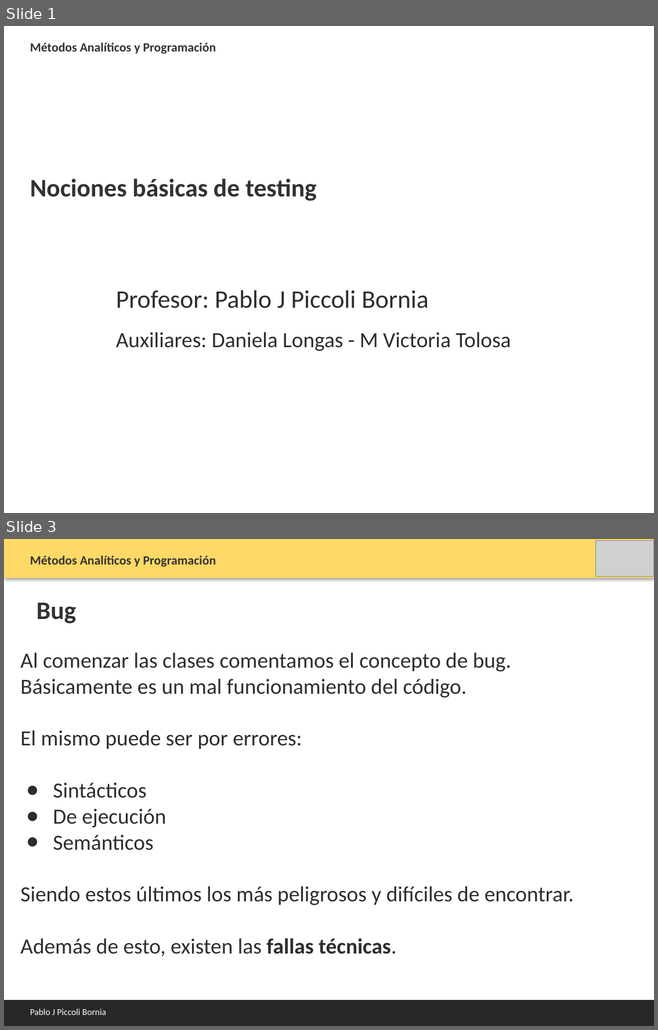
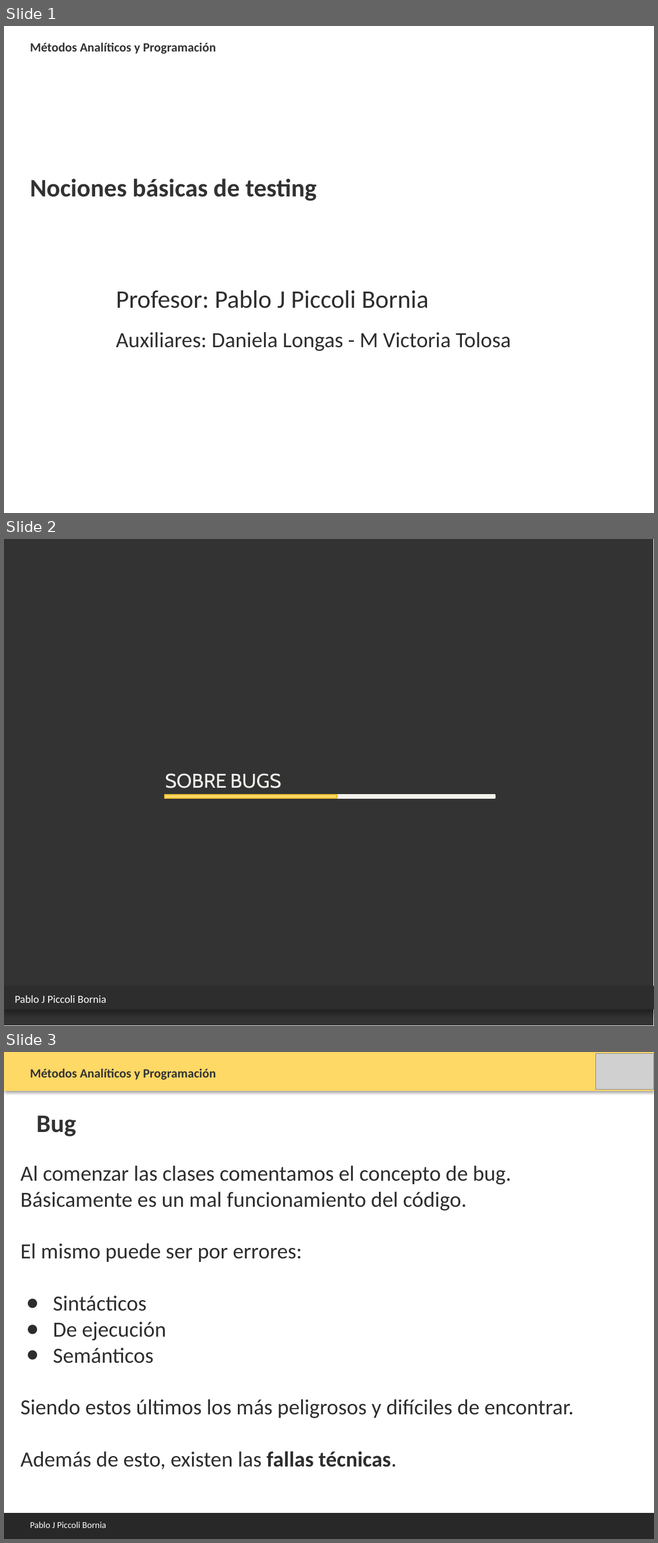
Before and after one commit to PabloPicc/MAyP_2026_1S, a slide deck: clases_teoricas_2026/Clase_8_Testing.pptx. Shown one above the other, each under a label of ours: slides 1 and 3 before the commit, slides 1, 2 and 3 after it; the slides between them are not shown. The pictures are 658x1030 and 658x1543 pixels, drawn with LibreOffice and Linux fonts; fonts in the diff are those of the drawing; grey boxes stand for pictures. Boxes give left, top, right and bottom in pixels: in the first picture for what was removed or moved away, otherwise in the second. Text is boxed around its words. In the diff, an @@ line names an element or a change of style, - is before the commit and + after.

```diff
--- a/clases_teoricas_2026/Clase_8_Testing.pptx
+++ b/clases_teoricas_2026/Clase_8_Testing.pptx
@@ slide 2 added at bbox=[4, 539, 654, 1026], background #FFFFFF @@
@@ freeform shape added at bbox=[4, 539, 653, 1026], fill #333333 @@
@@ text added at bbox=[165, 773, 281, 788], 22 pt, text #F4F2ED, small capitals @@
+SOBRE BUGS
@@ group added at bbox=[165, 795, 495, 799]: 4 freeform shapes @@
@@ rectangle added at bbox=[4, 986, 654, 1009], fill #2D2D2D @@
@@ text added at bbox=[15, 995, 106, 1003], 12 pt, text #FFFFFF @@
+Pablo J Piccoli Bornia
```
Also in this commit, not shown: 2 other slides added, 3 slides removed, 10 other files.
